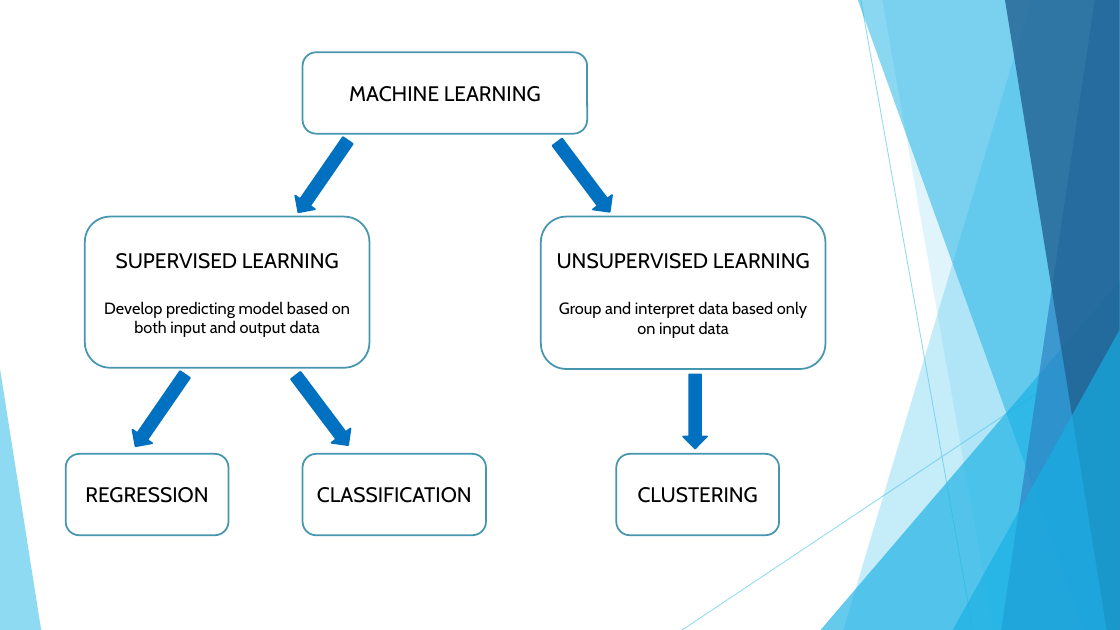
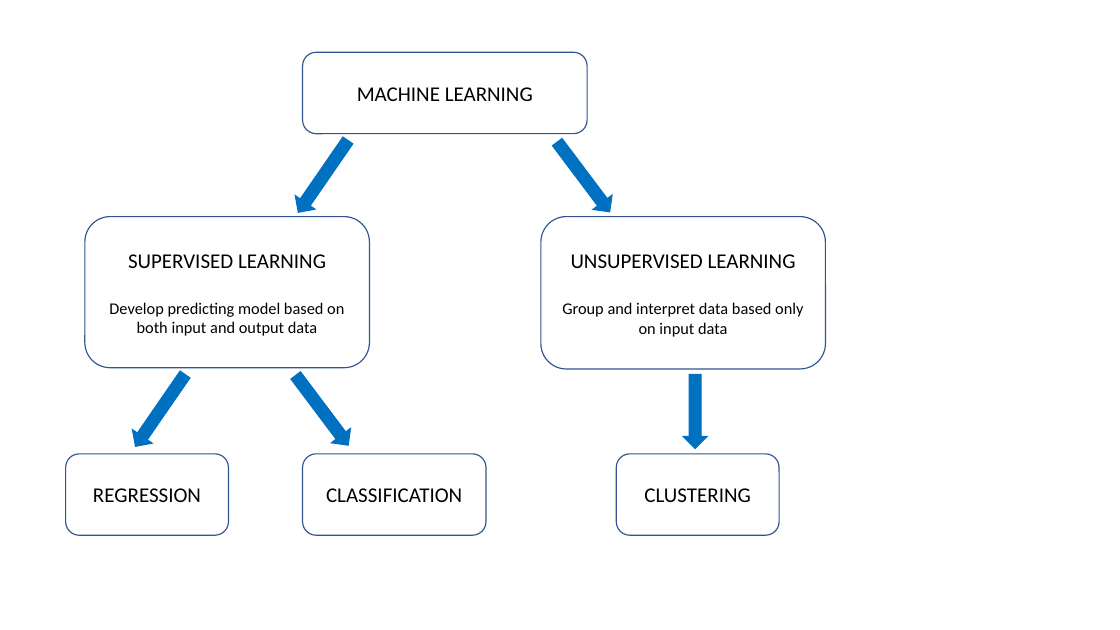
Before and after one commit to MarcoCalbucci/DataAnalytics, a slide deck: slide 2 of PredictiveModeling/Classification/Classification.pptx. Drawn at 1120x630 pixels with LibreOffice and Linux fonts; fonts in the diff are those of the drawing. Boxes give left, top, right and bottom in pixels: in the first picture for what was removed or moved away, otherwise in the second. Text is boxed around its words. In the diff, an @@ line names an element or a change of style, - is before the commit and + after.

Commit message:
PredictiveModeling: modificati e spostati diversi file

```diff
--- a/PredictiveModeling/Classification/Classification.pptx
+++ b/PredictiveModeling/Classification/Classification.pptx
@@ group removed at box(0, 0, 1120, 630): 5 freeform shapes, 3 triangles, 2 lines @@
@@ outline #0070C0 1.5 pt to #0070C0 1 pt in 4 elements at box(289, 134, 358, 219), box(548, 135, 620, 219), box(126, 367, 195, 453), box(286, 368, 357, 452) @@
@@ font Cabin to Calibri; outline #4696B1 1.5 pt to #325491 1 pt in 6 elements at box(302, 52, 587, 134), box(85, 217, 370, 368), box(541, 217, 826, 369), box(66, 454, 229, 535), box(302, 454, 486, 535), box(617, 454, 780, 535) @@
```
Also in this commit, not shown: 1 other slide changed, 4 slides added, 1 slide removed, 10 other files.
